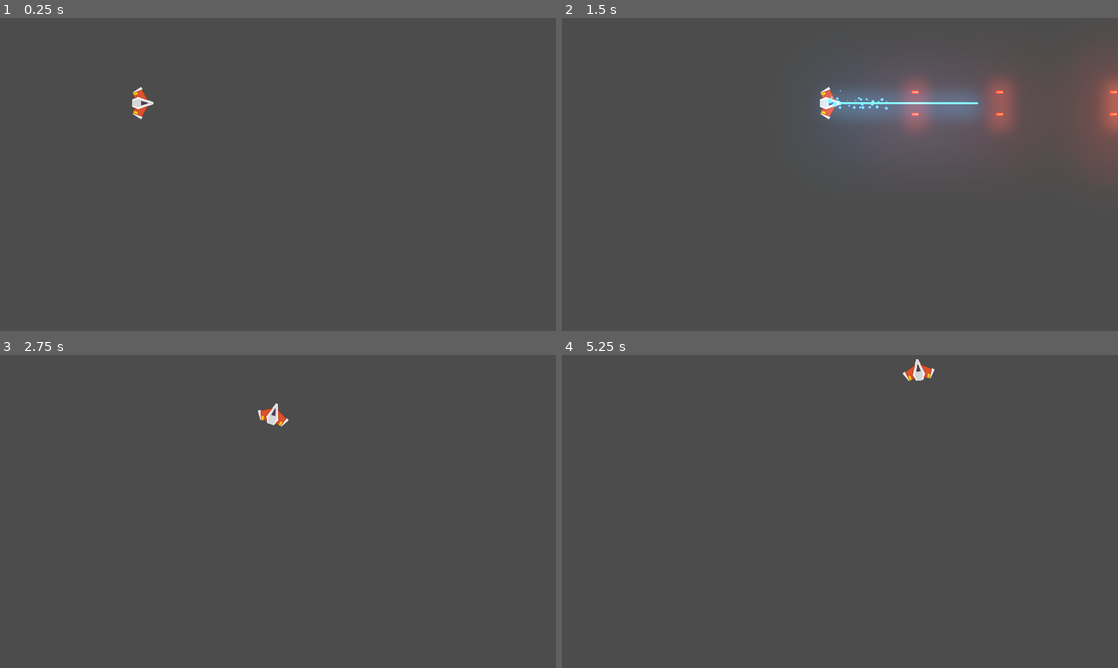
Above: before the commit, frames 1-4 (two rows, left to right).
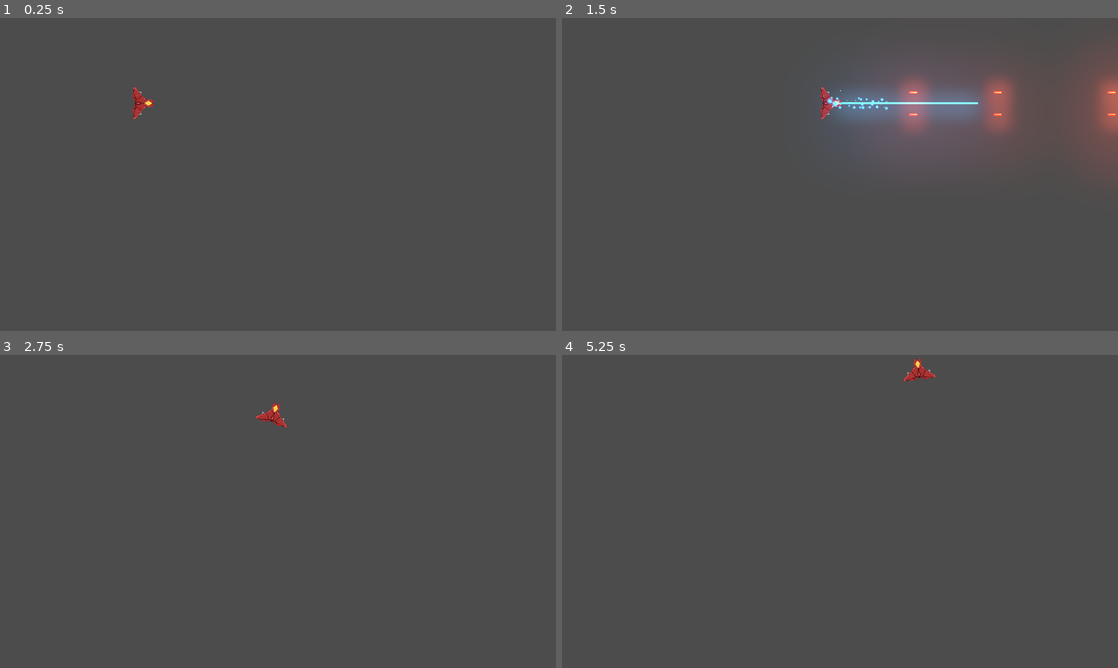
Above: after the commit, the same moments.

Repository: AleprosDev/ProyectoMeteoritoJuego
Game: Godot game, scene res://Juego/Niveles/NivelTest.tscn
Same seed, same stepped clock (60 frames per second), same inputs: the game is played once before the commit and once after it.
Inputs:
- Up to frame 1 (0.25 s): no input
- Up to frame 2 (1.5 s): tap Enter at 0.5 s; hold W (mover_adelante) 0.53-1.28 s; hold Keypad 2 (disparo_principal) 0.53-1.28 s; hold S (mover_atras) from 1.28 s (still down); tap Keypad 3 (disparo_secundario) at 1.35 s
- Up to frame 3 (2.75 s): release S (mover_atras) at 2.03 s; hold W (mover_adelante) from 2.03 s (still down); hold A (rotar_antihorario) from 2.03 s (still down)
- Up to frame 4 (5.25 s): release A (rotar_antihorario) at 2.78 s; tap D (rotar_horario) at 2.85 s; tap Space at 3.5, 5 s; release W (mover_adelante) at 3.53 s; hold Keypad 2 (disparo_principal) 3.53-4.28 s; hold S (mover_atras) from 3.53 s (still down); tap Enter at 4.25 s; tap Keypad 3 (disparo_secundario) at 4.35 s; hold A (rotar_antihorario) from 5.03 s (still down)

The runs differ from the first frame. In frame 1, 0.2% of the frame differs, in the area x 23-28%, y 22-33%; in frame 2, 0.3%, in the area x 46-100%, y 22-33%; in frame 3, 0.3%; in frame 4, 0.2%.

Commit message:
cambios menores
-se cambia png nave
-se retocan posiciones disparos

Diff:
--- a/Juego/Naves/Canion.tscn
+++ b/Juego/Naves/Canion.tscn
@@ -1,7 +1,7 @@
 [gd_scene load_steps=4 format=2]
 
 [ext_resource path="res://Canion.gd" type="Script" id=1]
-[ext_resource path="res://Juego/Naves/Proyectiles/Proyectil.tscn" type="PackedScene" id=2]
+[ext_resource path="res://Juego/Naves/Proyectiles/ProyectilPlayer.tscn" type="PackedScene" id=2]
 [ext_resource path="res://Juego/Naves/Proyectiles/laserPrincipal.ogg" type="AudioStream" id=3]
 
 [node name="Canion" type="Node2D"]
--- a/Juego/Naves/Player/Player.tscn
+++ b/Juego/Naves/Player/Player.tscn
@@ -1,6 +1,6 @@
 [gd_scene load_steps=6 format=2]
 
-[ext_resource path="res://Juego/Naves/Player/player_orange.png" type="Texture" id=1]
+[ext_resource path="res://Juego/Naves/Player/nave.png" type="Texture" id=1]
 [ext_resource path="res://Juego/Naves/Proyectiles/LaserBeam2D.tscn" type="PackedScene" id=2]
 [ext_resource path="res://Juego/Naves/Canion.tscn" type="PackedScene" id=3]
 
@@ -16,6 +16,7 @@
 angular_damp = 5.0
 
 [node name="Sprite" type="Sprite" parent="."]
+position = Vector2( 2, 0 )
 rotation = 1.5708
 texture = ExtResource( 1 )
 
@@ -31,11 +32,11 @@
 cadencia_disparo = 0.3
 
 [node name="PuntoIzquierdo" parent="Canion" index="0"]
-position = Vector2( 12, -38 )
+position = Vector2( 7, -38 )
 scale = Vector2( 2, 2 )
 
 [node name="PuntoDerecho" parent="Canion" index="1"]
-position = Vector2( 12, 38 )
+position = Vector2( 7, 38 )
 scale = Vector2( 2, 2 )
 
 [node name="DisparosFX" parent="Canion" index="2"]
Binary file added: Juego/Naves/Player/nave.png
Not shown, added: Juego/Naves/Player/nave.png.import
